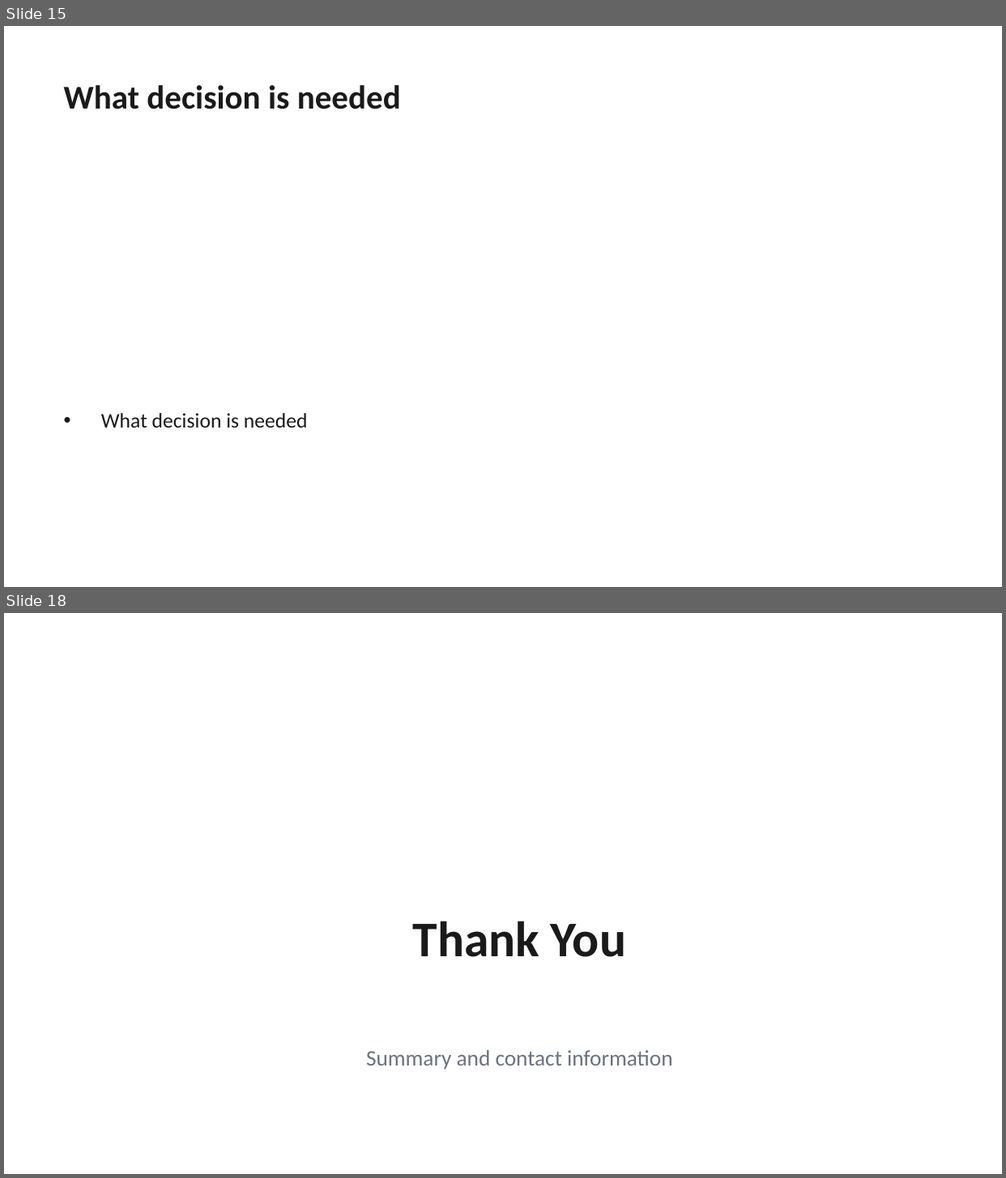
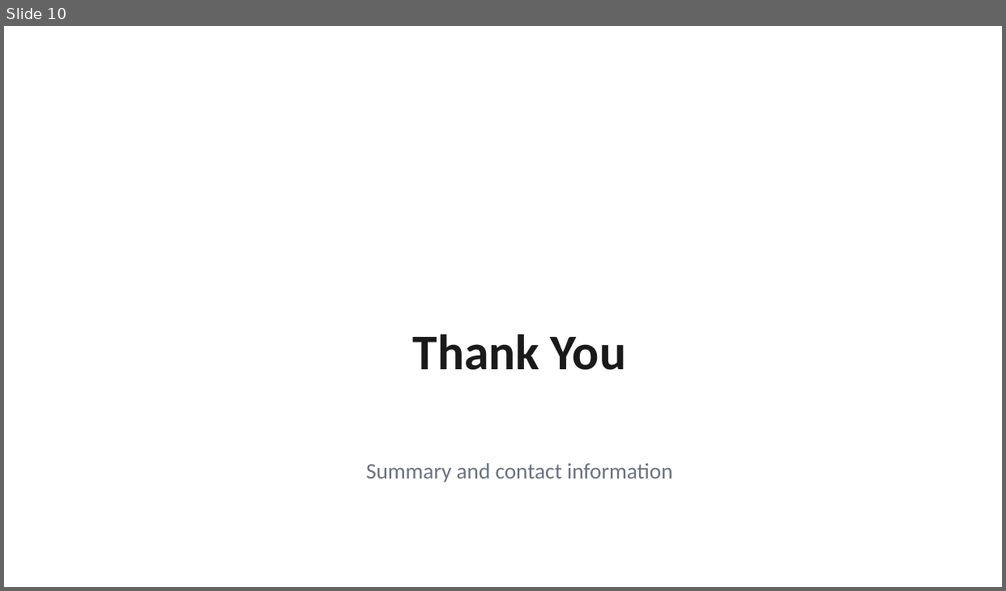
Before and after one commit to AdamYin007/Presentation-OS, a slide deck: examples/business-review/output.pptx. Shown one above the other, each under a label of ours: slides 15 and 18 before the commit, slide 10 after it; the slides between them are not shown. The pictures are 1006x1178 and 1006x591 pixels, drawn with LibreOffice and Linux fonts; fonts in the diff are those of the drawing. Boxes give left, top, right and bottom in pixels: in the first picture for what was removed or moved away, otherwise in the second. Text is boxed around its words. In the diff, an @@ line names an element or a change of style, - is before the commit and + after.

```diff
--- a/examples/business-review/output.pptx
+++ b/examples/business-review/output.pptx
@@ slide 15 removed at <box>4,26,1002,587</box>, background #FFFFFF @@
@@ text removed at <box>64,85,401,109</box> @@
-What decision is needed
@@ text removed at <box>101,413,308,428</box> @@
-• What decision is needed
@@ what was slide 18 is now slide 10 @@
```
Also in this commit, not shown: 9 slides added, 16 other slides removed, 12 other files.
